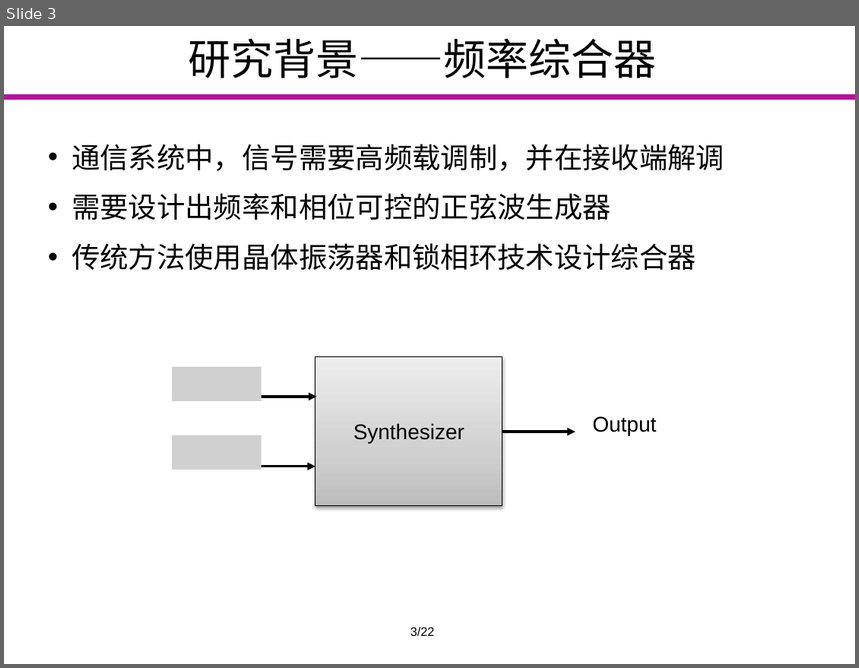
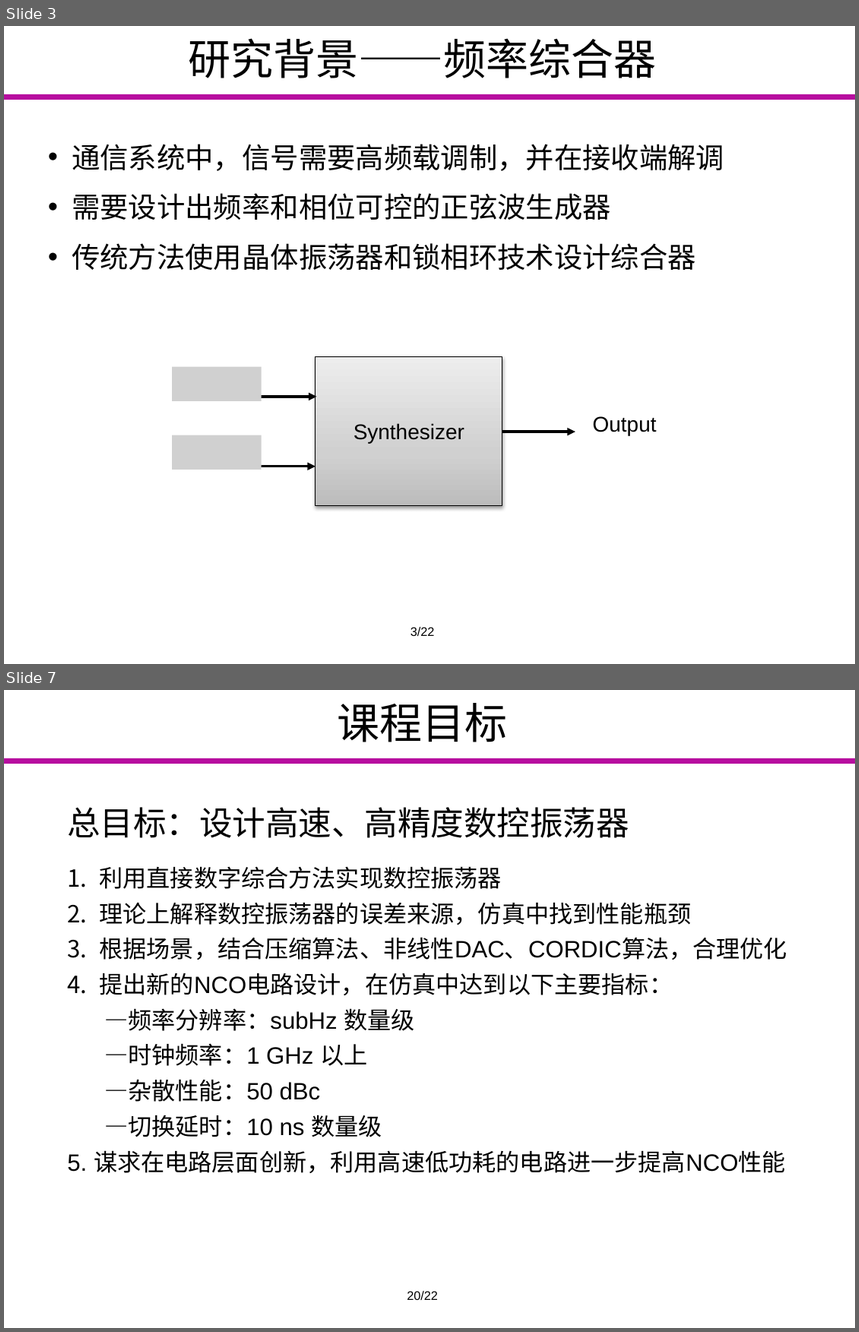
Before and after one commit to Markov2016/kaiti, a slide deck: ppt/yyx_v1.0.pptx. Shown one above the other, each under a label of ours: slide 3 before the commit, slides 3 and 7 after it; the slides between them are not shown. The pictures are 859x668 and 859x1332 pixels, drawn with LibreOffice and Linux fonts; fonts in the diff are those of the drawing; grey boxes stand for pictures; background and template pictures are left out. Boxes give left, top, right and bottom in pixels: in the first picture for what was removed or moved away, otherwise in the second. Text is boxed around its words. In the diff, an @@ line names an element or a change of style, - is before the commit and + after.

```diff
--- a/ppt/yyx_v1.0.pptx
+++ b/ppt/yyx_v1.0.pptx
@@ slide 7 added at [4, 690, 855, 1328], background #FFFFFF; not listed: 1 template element that a slide beside it also shows @@
@@ title added at [338, 703, 508, 742], 36 pt, text #000000 @@
+课程目标
@@ text added at [67, 807, 788, 1173], 20 pt, text #000000 @@
+总目标：设计高速、高精度数控振荡器
+1. 利用直接数字综合方法实现数控振荡器
+2. 理论上解释数控振荡器的误差来源，仿真中找到性能瓶颈
+3. 根据场景，结合压缩算法、非线性DAC、CORDIC算法，合理优化
+4. 提出新的NCO电路设计，在仿真中达到以下主要指标：
+—频率分辨率：subHz 数量级
+—时钟频率：1 GHz 以上
+—杂散性能：50 dBc
+—切换延时：10 ns 数量级
+5. 谋求在电路层面创新，利用高速低功耗的电路进一步提高NCO性能
@@ text added at [407, 1291, 438, 1300], 10.5 pt, text #000000 @@
+20/22
```
Also in this commit, not shown: 6 slides changed, 4 other slides added, 12 slides removed.
